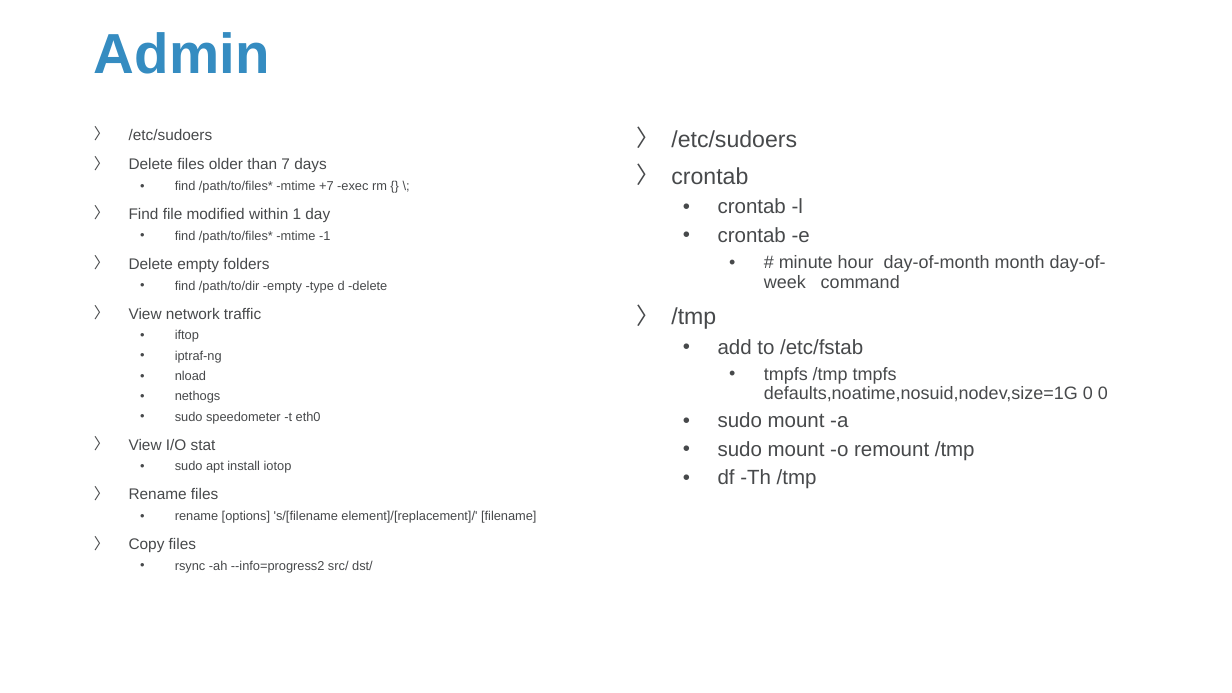
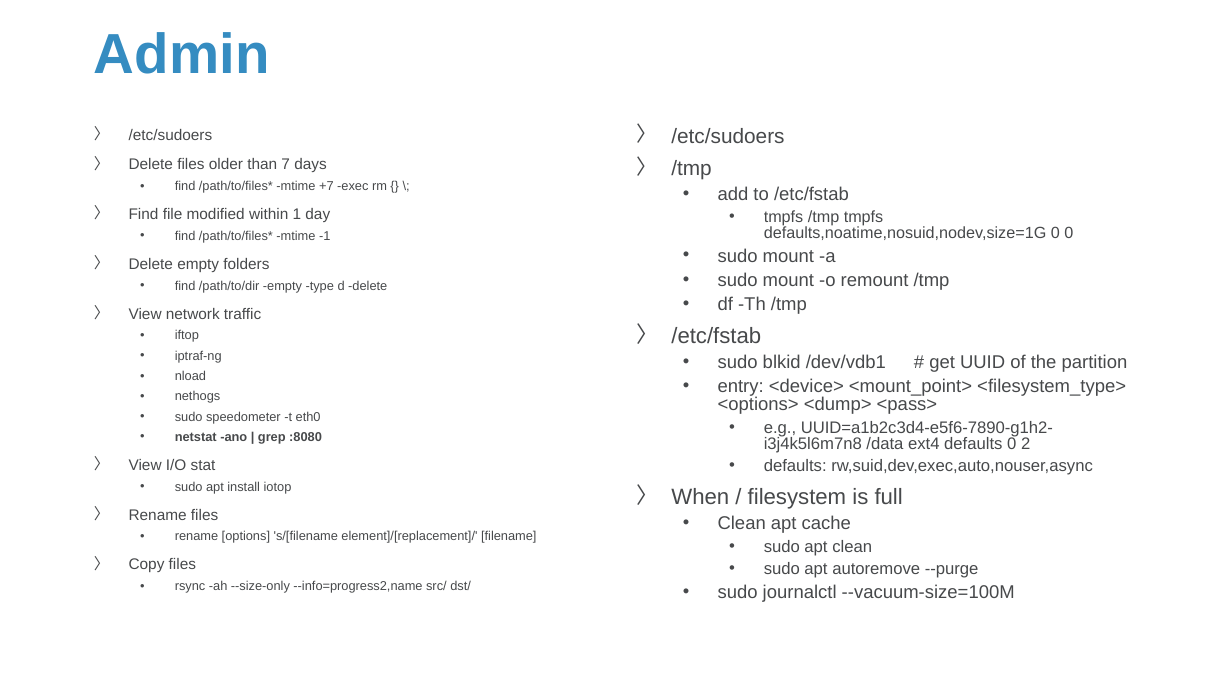
Before and after one commit to Sparks-Lu/TechNotes, a slide deck: slide 8 of Linux/Linux_Notes.pptx (slide 6 before the commit). Drawn at 1232x693 pixels with LibreOffice and Linux fonts; fonts in the diff are those of the drawing; background and template pictures are left out. Boxes give left, top, right and bottom in pixels: in the first picture for what was removed or moved away, otherwise in the second. Text is boxed around its words. In the diff, an @@ line names an element or a change of style, - is before the commit and + after.

```diff
--- a/Linux/Linux_Notes.pptx
+++ b/Linux/Linux_Notes.pptx
@@ text at [671,128,950,314]: size 18 to 16.2 pt in "/etc/sudoers", "/tmp"; size 16 to 14.4 pt in "add to /etc/fstab", "sudo mount -a", "sudo mount -o remount /tmp", "df -Th /tmp"; size 14 to 12.6 pt in "tmpfs /tmp tmpfs defaults,noatime,nosuid,nodev,size=1G 0 0"; line spacing 0.9 to 0.8 @@
@@ text at [671,167,1106,288]: paragraphs removed @@
-〉 crontab
-  • crontab -l
-  • crontab -e
-    • # minute hour day-of-month month day-of-week command
@@ text at [671,354,1128,602]: paragraphs added @@
+〉 /etc/fstab
+  • sudo blkid /dev/vdb1 # get UUID of the partition
+  • entry: <device> <mount_point> <filesystem_type> <options> <dump> <pass>
+    • e.g., UUID=a1b2c3d4-e5f6-7890-g1h2-i3j4k5l6m7n8 /data ext4 defaults 0 2
+    • defaults: rw,suid,dev,exec,auto,nouser,async
+〉 When / filesystem is full
+  • Clean apt cache
+    • sudo apt clean
+    • sudo apt autoremove --purge
+  • sudo journalctl --vacuum-size=100M
@@ text at [175,432,322,444]: paragraph added @@
+  • netstat -ano | grep :8080
@@ text at [175,580,471,593]: text changed @@
-  • rsync -ah --info=progress2 src/ dst/
+  • rsync -ah --size-only --info=progress2,name src/ dst/
```
Also in this commit, not shown: 18 other slides changed, 11 slides added, 16 other files.
